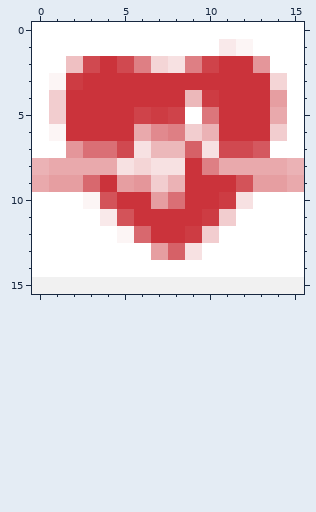
Edited in one commit: pixel-art sprite (src/statics/icons/favicon-16x16.png). That is the earlier state.
The file is 16x16 pixels. Colours within 5 levels of each other are drawn and written as one.
After the commit:
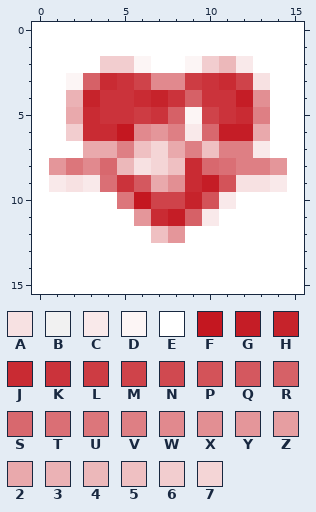
Palette (. is transparent): A #f7e1e2  B #f1f1f1  C #f9e9ea  D #fcf5f5  E #ffffff  F #c41720  G #c51d26  H #c6232b  J #c92b33  K #cb333b  L #cd3c43  M #cf434a  N #d04950  P #d35359  Q #d4585f  R #d66167  S #d8686e  T #da6f75  U #dc767b  V #de7f84  W #e1898e  X #e28f93  Y #e4969a  Z #e69ea1  2 #e9a9ac  3 #ebb2b5  4 #ecb8ba  5 #efc0c2  6 #f2cdcf  7 #f4d5d6
From old to new:
Changed rows in their new state; - is an unchanged pixel.
first column x 0:
 1 -----------EE---
 2 --EE66DEED64CE--
 3 -EDRJ-MWWL-JMAE-
 4 -E3H--JH-RK-GXE-
 5 -E2J--LKRDM-JVE-
 6 -E6JJFWY-CSGG2E-
 7 --E22V572V5VVC--
 8 EYUWS4A75JSTVVYE
 9 ECACTKQ2XJGPAACE
10 ---EEUFMMHPCE---
11 ----EEYJGRCE----
12 -----EE5YEE-----
13 -------EEE------
15 EEEEEEEEEEEEEEEE
Where, in picture pixels (left, top, right, bottom), the same in both pictures:
changed: (32, 39, 304, 294)
